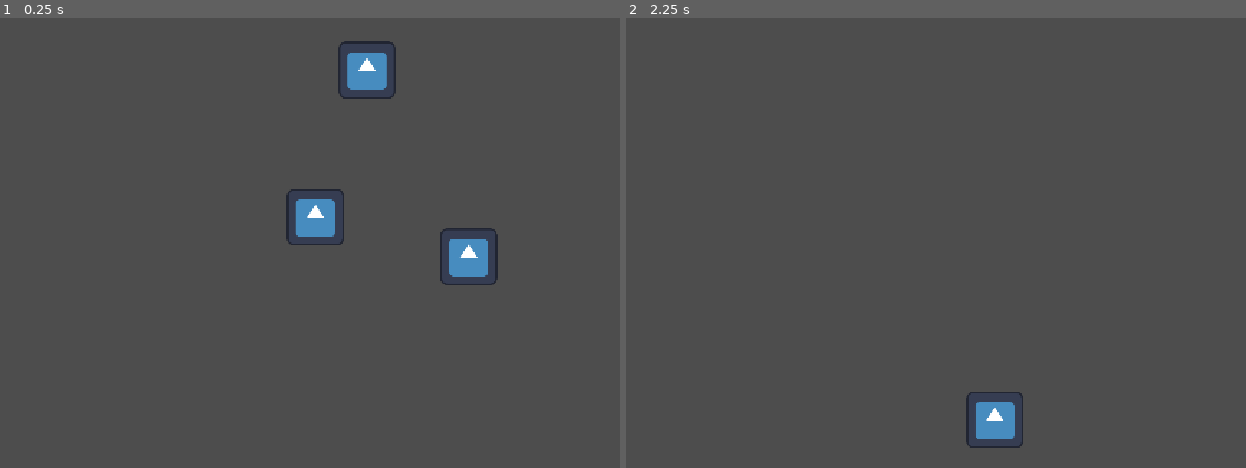
Above: before the commit, frames 1-2 (left to right).
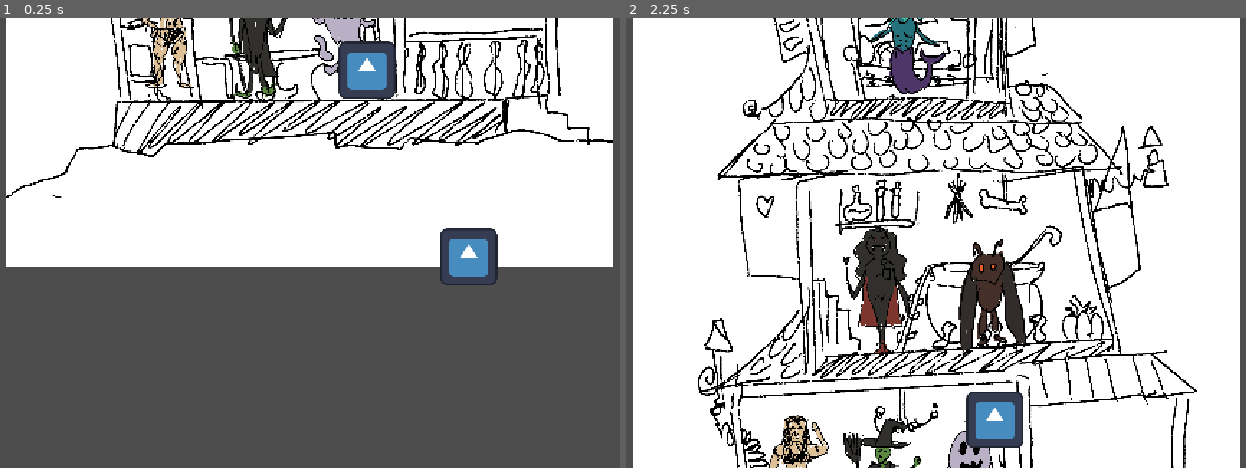
Above: after the commit, the same moments.

Repository: jakobbbb/find-your-boo
Game: Godot game, scene res://test.tscn
Two runs of this game, one before a commit and one after it. Both use one fixed random seed, a clock stepped at 60 frames per second and the inputs below. The engine's default icon, where the game draws it, is replaced by a stand-in: a white triangle on a blue panel in a dark square.
Inputs (mouse positions are in pixels of both pictures, inside the frame that each line leads up to):
- Up to frame 1 (0.25 s): no input
- Up to frame 2 (2.25 s): tap Enter (ui_accept) at 0.5, 0.77, 1.25, 1.52, 2 s; move the mouse to (942, 216) at 0.52 s; tap Space at 0.6, 1.35, 2.1 s; click (942, 216) at 0.67 s; move the mouse to (1097, 256) at 1.27 s; hold S 1.28-2.03 s; click (1097, 256) at 1.42 s; move the mouse to (991, 72) at 2.02 s; click (991, 72) at 2.17 s

The runs differ from the first frame. In frame 1, 52% of the frame differs, in the area x 0-99%, y 0-56%; in frame 2, 96%, in the area x 1-100%, y 0-100%.

Commit message:
Added NPC graphics and Background Image

Diff:
--- a/test.tscn
+++ b/test.tscn
@@ -2,16 +2,99 @@
 
 [ext_resource type="PackedScene" uid="uid://xrs0qqicpldt" path="res://prefabs/npc.tscn" id="1_37kl0"]
 [ext_resource type="Script" uid="uid://cxrjk51dlyvni" path="res://scripts/gamemanager.gd" id="1_ykrsh"]
+[ext_resource type="Texture2D" uid="uid://bkbmf0j7yv0y4" path="res://assets/placeholder/background/House_Placeholder.png" id="2_5tkv4"]
 [ext_resource type="PackedScene" uid="uid://k7yl21ee00ji" path="res://prefabs/yarn_dialogue_runner.tscn" id="3_6uqi0"]
+[ext_resource type="Texture2D" uid="uid://qhkw7cqtw8vj" path="res://assets/placeholder/characters/dr_acula.png" id="4_0m0f1"]
 [ext_resource type="Script" uid="uid://d1dcuekbom66u" path="res://scripts/cam.gd" id="4_ppyta"]
+[ext_resource type="Texture2D" uid="uid://12nc4dd5ytaq" path="res://assets/placeholder/characters/fishman.png" id="5_b0q6j"]
 [ext_resource type="PackedScene" uid="uid://bblklwajfea5g" path="res://prefabs/arrow.tscn" id="5_ykrsh"]
+[ext_resource type="Texture2D" uid="uid://d4cwpp2tq5dm7" path="res://assets/placeholder/characters/twinkch.png" id="6_mhym6"]
+[ext_resource type="Texture2D" uid="uid://d32kxpptp6air" path="res://assets/placeholder/characters/strong lesb.png" id="7_a3se8"]
+[ext_resource type="Texture2D" uid="uid://b417h6penn7qq" path="res://assets/placeholder/characters/literal ghost.png" id="8_uty7l"]
+[ext_resource type="Texture2D" uid="uid://c1780e1r888om" path="res://assets/placeholder/characters/mothy.png" id="9_45l4g"]
 
 [node name="Test" type="Node2D" unique_id=63273623]
 script = ExtResource("1_ykrsh")
 
-[node name="NPC" parent="." unique_id=438049094 instance=ExtResource("1_37kl0")]
-position = Vector2(454, 262)
+[node name="HousePlaceholder" type="Sprite2D" parent="." unique_id=1023348736]
+z_index = -1
+position = Vector2(441.2249, -764.91675)
+scale = Vector2(0.4548333, 0.4548333)
+texture = ExtResource("2_5tkv4")
+
+[node name="NPC_Dr_Acula" parent="." unique_id=438049094 instance=ExtResource("1_37kl0")]
+position = Vector2(-389.00003, -157.91675)
 metadata/DialogueNode = "Start"
+
+[node name="Sprite2D" parent="NPC_Dr_Acula" index="0" unique_id=177765413]
+position = Vector2(709.225, -437)
+scale = Vector2(0.31824818, 0.31824815)
+texture = ExtResource("4_0m0f1")
+
+[node name="CollisionShape2D" parent="NPC_Dr_Acula/Sprite2D/Area2D" parent_id_path=PackedInt32Array(438049094, 1716052840) index="0" unique_id=685501766]
+position = Vector2(-25.13763, 25.137619)
+scale = Vector2(2.33, 6.625)
+
+[node name="NPC_Fishman" parent="." unique_id=1147166367 instance=ExtResource("1_37kl0")]
+position = Vector2(379.22498, -1173.9167)
+metadata/DialogueNode = "Start"
+
+[node name="Sprite2D" parent="NPC_Fishman" index="0" unique_id=177765413]
+scale = Vector2(0.3416058, 0.34160584)
+texture = ExtResource("5_b0q6j")
+
+[node name="CollisionShape2D" parent="NPC_Fishman/Sprite2D/Area2D" parent_id_path=PackedInt32Array(1147166367, 1716052840) index="0" unique_id=685501766]
+position = Vector2(-25.13763, 25.137619)
+scale = Vector2(2.33, 6.625)
+
+[node name="NPC_Twinkch" parent="." unique_id=1839290886 instance=ExtResource("1_37kl0")]
+position = Vector2(328.22498, -157.91675)
+metadata/DialogueNode = "Start"
+
+[node name="Sprite2D" parent="NPC_Twinkch" index="0" unique_id=177765413]
+scale = Vector2(0.3416058, 0.34160584)
+texture = ExtResource("6_mhym6")
+
+[node name="CollisionShape2D" parent="NPC_Twinkch/Sprite2D/Area2D" parent_id_path=PackedInt32Array(1839290886, 1716052840) index="0" unique_id=685501766]
+position = Vector2(-25.13763, 25.137619)
+scale = Vector2(2.33, 6.625)
+
+[node name="NPC_StrongLesb" parent="." unique_id=54922268 instance=ExtResource("1_37kl0")]
+position = Vector2(127.54498, -157.91675)
+metadata/DialogueNode = "Start"
+
+[node name="Sprite2D" parent="NPC_StrongLesb" index="0" unique_id=177765413]
+scale = Vector2(0.3416058, 0.34160584)
+texture = ExtResource("7_a3se8")
+
+[node name="CollisionShape2D" parent="NPC_StrongLesb/Sprite2D/Area2D" parent_id_path=PackedInt32Array(54922268, 1716052840) index="0" unique_id=685501766]
+position = Vector2(-25.13763, 25.137619)
+scale = Vector2(2.33, 6.625)
+
+[node name="NPC_Ghost" parent="." unique_id=1582067632 instance=ExtResource("1_37kl0")]
+position = Vector2(528.225, -157.91675)
+metadata/DialogueNode = "Start"
+
+[node name="Sprite2D" parent="NPC_Ghost" index="0" unique_id=177765413]
+scale = Vector2(0.3416058, 0.34160584)
+texture = ExtResource("8_uty7l")
+
+[node name="CollisionShape2D" parent="NPC_Ghost/Sprite2D/Area2D" parent_id_path=PackedInt32Array(1582067632, 1716052840) index="0" unique_id=685501766]
+position = Vector2(-25.13763, 25.137619)
+scale = Vector2(2.33, 6.625)
+
+[node name="NPC_Mothy" parent="." unique_id=318285534 instance=ExtResource("1_37kl0")]
+position = Vector2(-217.77502, -157.91675)
+metadata/DialogueNode = "Start"
+
+[node name="Sprite2D" parent="NPC_Mothy" index="0" unique_id=177765413]
+position = Vector2(781, -427)
+scale = Vector2(0.3416058, 0.34160584)
+texture = ExtResource("9_45l4g")
+
+[node name="CollisionShape2D" parent="NPC_Mothy/Sprite2D/Area2D" parent_id_path=PackedInt32Array(318285534, 1716052840) index="0" unique_id=685501766]
+position = Vector2(-5.722046e-06, 70.25642)
+scale = Vector2(2.33, 4.435)
 
 [node name="NPC2" parent="." unique_id=27218590 instance=ExtResource("1_37kl0")]
 position = Vector2(799, 351)
@@ -38,3 +121,10 @@
 
 [connection signal="pressed" from="Camera2D/Arrow" to="Camera2D" method="_on_arrow_pressed"]
 [connection signal="pressed" from="Camera2D2/Arrow" to="Camera2D2" method="_on_arrow_pressed"]
+
+[editable path="NPC_Dr_Acula"]
+[editable path="NPC_Fishman"]
+[editable path="NPC_Twinkch"]
+[editable path="NPC_StrongLesb"]
+[editable path="NPC_Ghost"]
+[editable path="NPC_Mothy"]
